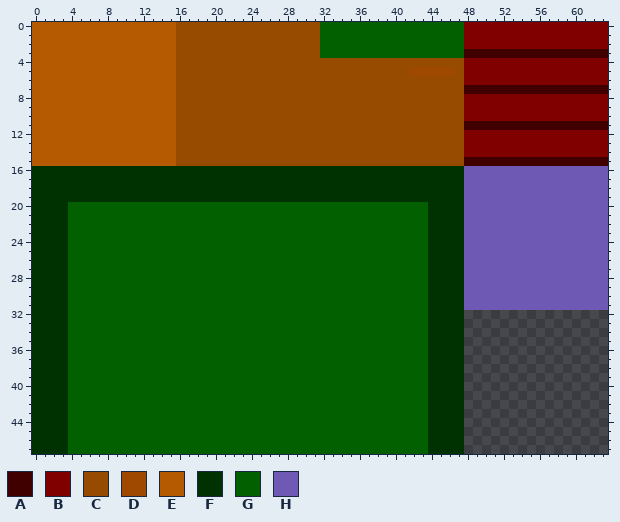
One commit to this pixel-art sprite: dist/game_assets/tilemaps/lvl1_tileset.png. This is how it looked before the edit.
The file is 64x48 pixels. Colours within 5 levels of each other are drawn and written as one.
Palette (. is transparent): A #400000  B #800000  C #964b00  D #9f4900  E #b55a00  F #003100  G #026000  H #6e5ab4
And afterwards:
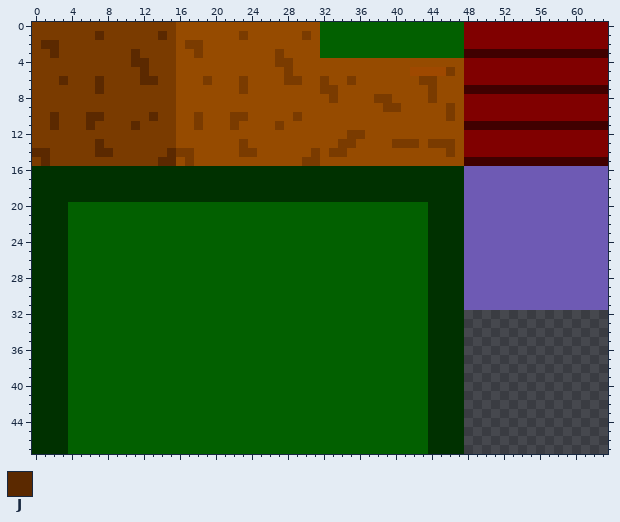
Colours new in this view: J #5b2900
Changes in this commit:
@@ palette @@
-E #b55a00
+E #7a3b00
@@ x 0..63 @@
  0 EEEEEEEEEEEEEEEECCCCCCCCCCCCCCCCGGGGGGGGGGGGGGGGBBBBBBBBBBBBBBBB
- 1 EEEEEEEEEEEEEEEECCCCCCCCCCCCCCCCGGGGGGGGGGGGGGGGBBBBBBBBBBBBBBBB
- 2 EEEEEEEEEEEEEEEECCCCCCCCCCCCCCCCGGGGGGGGGGGGGGGGBBBBBBBBBBBBBBBB
- 3 EEEEEEEEEEEEEEEECCCCCCCCCCCCCCCCGGGGGGGGGGGGGGGGAAAAAAAAAAAAAAAA
- 4 EEEEEEEEEEEEEEEECCCCCCCCCCCCCCCCCCCCCCCCCCCCCCCCBBBBBBBBBBBBBBBB
- 5 EEEEEEEEEEEEEEEECCCCCCCCCCCCCCCCCCCCCCCCCCDDDDDCBBBBBBBBBBBBBBBB
- 6 EEEEEEEEEEEEEEEECCCCCCCCCCCCCCCCCCCCCCCCCCCCCCCCBBBBBBBBBBBBBBBB
- 7 EEEEEEEEEEEEEEEECCCCCCCCCCCCCCCCCCCCCCCCCCCCCCCCAAAAAAAAAAAAAAAA
- 8 EEEEEEEEEEEEEEEECCCCCCCCCCCCCCCCCCCCCCCCCCCCCCCCBBBBBBBBBBBBBBBB
- 9 EEEEEEEEEEEEEEEECCCCCCCCCCCCCCCCCCCCCCCCCCCCCCCCBBBBBBBBBBBBBBBB
-10 EEEEEEEEEEEEEEEECCCCCCCCCCCCCCCCCCCCCCCCCCCCCCCCBBBBBBBBBBBBBBBB
-11 EEEEEEEEEEEEEEEECCCCCCCCCCCCCCCCCCCCCCCCCCCCCCCCAAAAAAAAAAAAAAAA
-12 EEEEEEEEEEEEEEEECCCCCCCCCCCCCCCCCCCCCCCCCCCCCCCCBBBBBBBBBBBBBBBB
-13 EEEEEEEEEEEEEEEECCCCCCCCCCCCCCCCCCCCCCCCCCCCCCCCBBBBBBBBBBBBBBBB
-14 EEEEEEEEEEEEEEEECCCCCCCCCCCCCCCCCCCCCCCCCCCCCCCCBBBBBBBBBBBBBBBB
-15 EEEEEEEEEEEEEEEECCCCCCCCCCCCCCCCCCCCCCCCCCCCCCCCAAAAAAAAAAAAAAAA
+ 1 EEEEEEEJEEEEEEJECCCCCCCECCCCCCECGGGGGGGGGGGGGGGGBBBBBBBBBBBBBBBB
+ 2 EJJEEEEEEEEEEEEECEECCCCCCCCCCCCCGGGGGGGGGGGGGGGGBBBBBBBBBBBBBBBB
+ 3 EEJEEEEEEEEJEEEECCECCCCCCCCECCCCGGGGGGGGGGGGGGGGAAAAAAAAAAAAAAAA
+ 4 EEEEEEEEEEEJJEEECCCCCCCCCCCEECCCCCCCCCCCCCCCCCCCBBBBBBBBBBBBBBBB
+ 5 EEEEEEEEEEEEJEEECCCCCCCCCCCCECCCCCCCCCCCCCDDDDECBBBBBBBBBBBBBBBB
+ 6 EEEJEEEJEEEEJJEECCCECCCECCCCEECCECCECCCCCCCEECCCBBBBBBBBBBBBBBBB
+ 7 EEEEEEEJEEEEEEEECCCCCCCECCCCCCCCEECCCCCCCCCCECCCAAAAAAAAAAAAAAAA
+ 8 EEEEEEEEEEEEEEEECCCCCCCCCCCCCCCCCECCCCEECCCCECCCBBBBBBBBBBBBBBBB
+ 9 EEEEEEEEEEEEEEEECCCCCCCCCCCCCCCCCCCCCCCEECCCCCECBBBBBBBBBBBBBBBB
+10 EEJEEEJJEEEEEJEECCECCCEECCCCCECCCCCCCCCCCCCCCCECBBBBBBBBBBBBBBBB
+11 EEJEEEJEEEEJEEEECCECCCECCCCECCCCCCCCCCCCCCCCCCCCAAAAAAAAAAAAAAAA
+12 EEEEEEEEEEEEEEEECCCCCCCCCCCCCCCCCCCEECCCCCCCCCCCBBBBBBBBBBBBBBBB
+13 EEEEEEEJEEEEEEEECCCCCCCECCCCCCCCCCEECCCCEEECEEECBBBBBBBBBBBBBBBB
+14 JJEEEEEJJEEEEEEJEECCCCCEECCCCCCECEECCCCCCCCCCCECBBBBBBBBBBBBBBBB
+15 EJEEEEEEEEEEEEJJCECCCCCCCCCCCCEECCCCCCCCCCCCCCCCAAAAAAAAAAAAAAAA
 16 FFFFFFFFFFFFFFFFFFFFFFFFFFFFFFFFFFFFFFFFFFFFFFFFHHHHHHHHHHHHHHHH
Changed places in both pictures, as pixel boxes (x1, y1, x2, y2):
changed: (32, 22, 455, 166)
